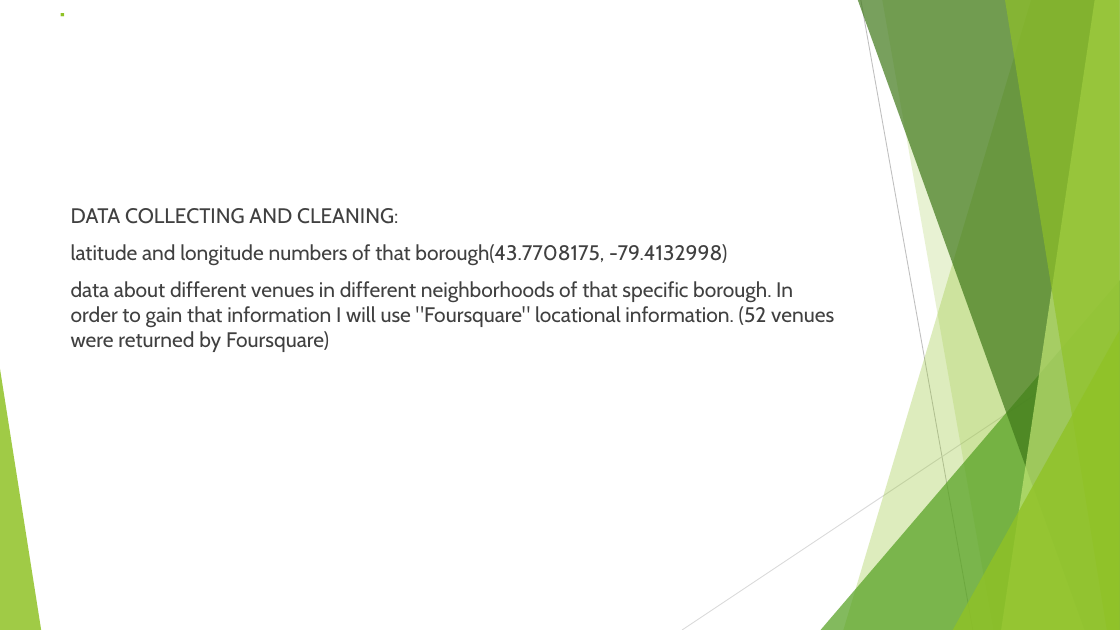
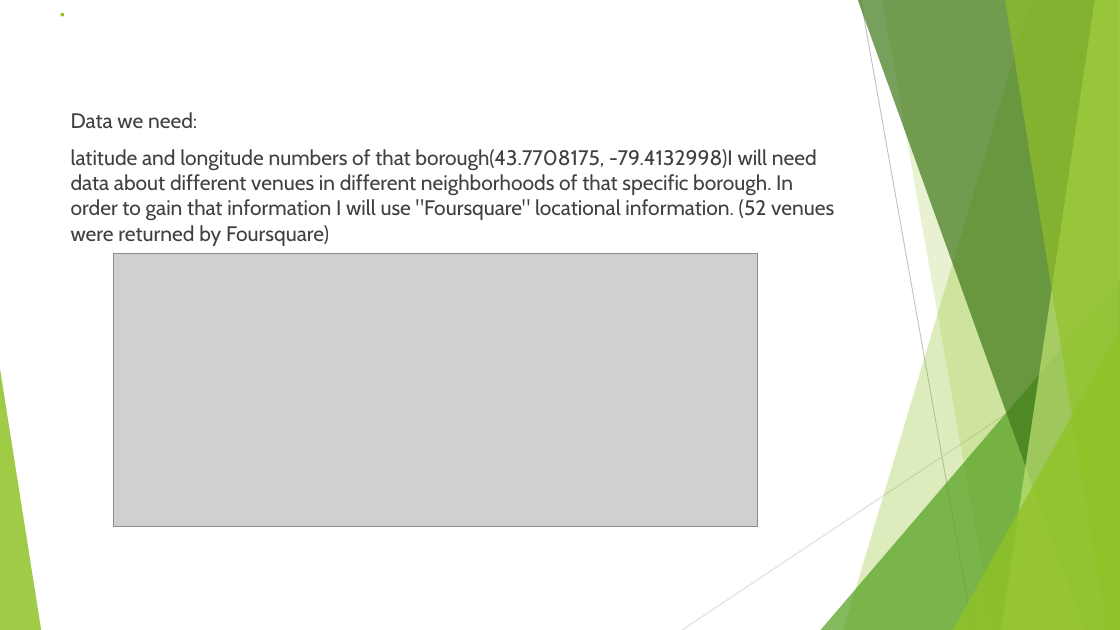
Before and after one commit to Sreedeepthinukala/Coursera_Capstone, a slide deck: slide 3 of Identifying Neighborhood to open a restaurant.pptx. Drawn at 1120x630 pixels with LibreOffice and Linux fonts; fonts in the diff are those of the drawing; grey boxes stand for pictures. Boxes give left, top, right and bottom in pixels: in the first picture for what was removed or moved away, otherwise in the second. Text is boxed around its words. In the diff, an @@ line names an element or a change of style, - is before the commit and + after.

```diff
--- a/Identifying Neighborhood to open a restaurant.pptx
+++ b/Identifying Neighborhood to open a restaurant.pptx
@@ text at [71, 112, 834, 246]: text changed @@
-DATA COLLECTING AND CLEANING:
-latitude and longitude numbers of that borough(43.7708175, -79.4132998)
-data about different venues in different neighborhoods of that specific borough. In order to gain that information I will use "Foursquare" locational information. (52 venues were returned by Foursquare)
+Data we need:
+latitude and longitude numbers of that borough(43.7708175, -79.4132998)I will need data about different venues in different neighborhoods of that specific borough. In order to gain that information I will use "Foursquare" locational information. (52 venues were returned by Foursquare)
@@ picture added at [113, 253, 758, 526] @@
```
Also in this commit, not shown: 1 other slide changed, 4 slides added, 1 slide removed.
